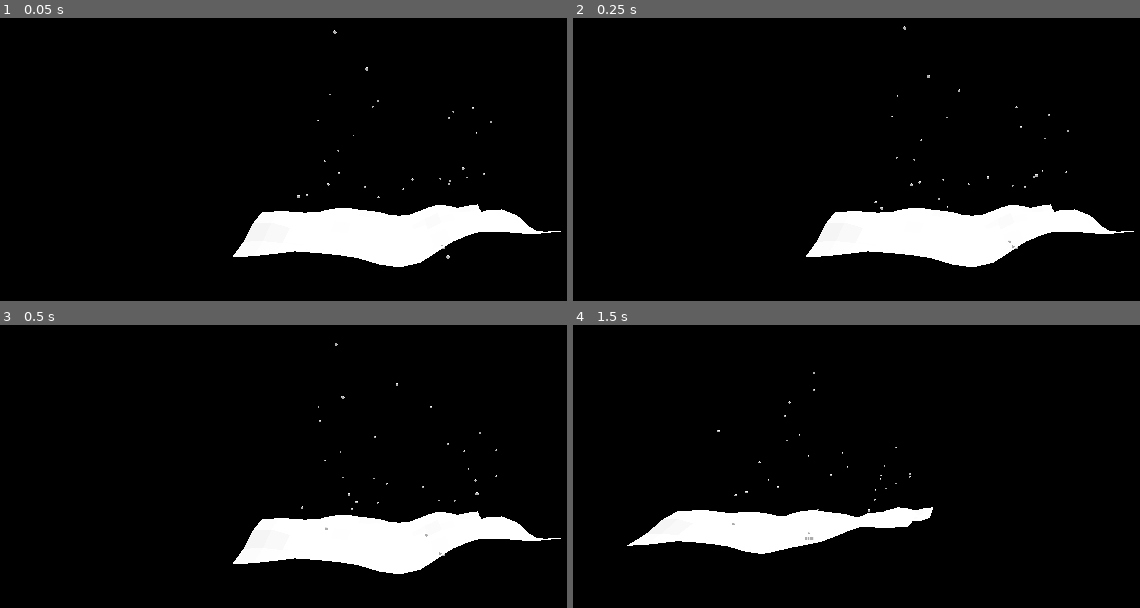
Above: before the commit, frames 1-4 (two rows, left to right).
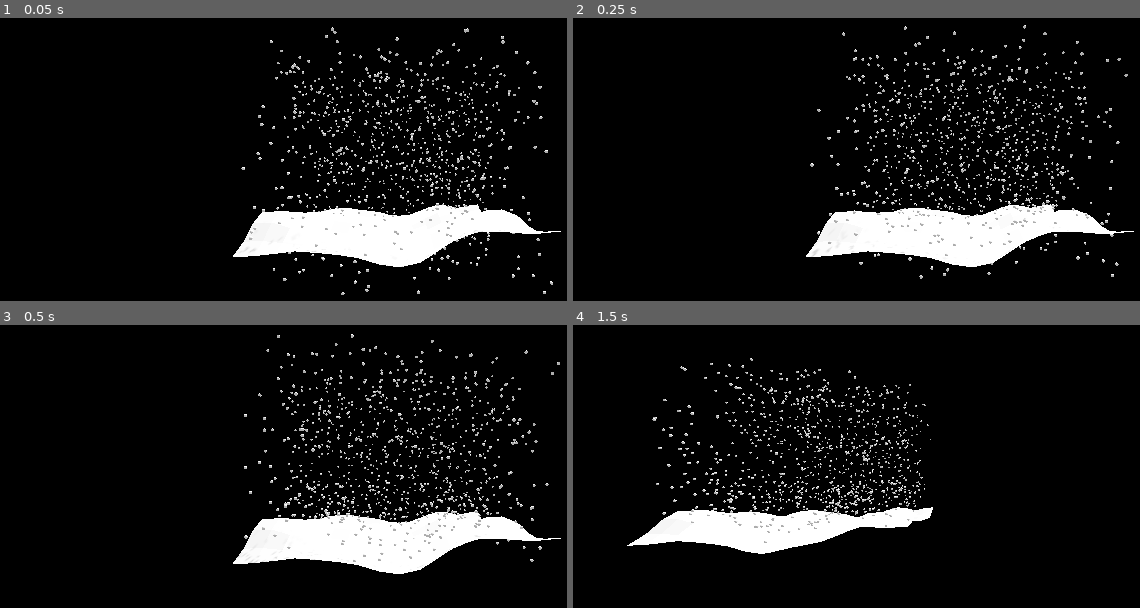
Above: after the commit, the same moments.

Repository: kingsiddhu/boids-godot
Game: Godot game, scene res://Assets/demoStuff/Main3.0.tscn
Same seed, same stepped clock (60 frames per second), same inputs: the game is played once before the commit and once after it.
Inputs (mouse positions are in pixels of both pictures, inside the frame that each line leads up to):
- Up to frame 1 (0.05 s): no input
- Up to frame 2 (0.25 s): no input
- Up to frame 3 (0.5 s): no input
- Up to frame 4 (1.5 s): move the mouse to (outside the picture) at 0.52 s; hold D 0.53-1.28 s; hold P 0.53-1.28 s; click (outside the picture) at 0.67 s; move the mouse to (811, 491) at 1.27 s; hold S from 1.28 s (still down); tap P at 1.35 s

The runs differ from the first frame. In frame 1, 2.4% of the frame differs, in the area x 42-98%, y 3-98%; in frame 2, 2.5%; in frame 3, 2.6%, in the area x 41-99%, y 3-85%; in frame 4, 2.1%.

Commit message:
optimized boid Parsing

Diff:
--- a/Assets/Avoider.tscn
+++ b/Assets/Avoider.tscn
@@ -3,7 +3,7 @@
 [ext_resource type="Script" uid="uid://bqs1knj2ygjje" path="res://Assets/avoidermarker.gd" id="1_l7jnd"]
 
 [sub_resource type="SphereShape3D" id="SphereShape3D_fgkb6"]
-radius = 30.0
+radius = 1.0
 
 [node name="Marker3D" type="Marker3D"]
 gizmo_extents = 10.0
--- a/Assets/boidSpawner.gd
+++ b/Assets/boidSpawner.gd
@@ -82,13 +82,15 @@
 
 	for i in _avoiders:
 		_escapePredator(i)
-	_detectNeighbors()
-	_cohesion()
-	_separation()
-	_alignment()
-	_randomness()
-	_detectTerrain()
-	_borders(delta)
+	for i in range(_boids.size()):
+		var boid:Boid = _boids[i]
+		_detectNeighbors(boid,i)
+		_cohesion(boid)
+		_separation(boid)
+		_alignment(boid)
+		_randomness(boid)
+		_detectTerrain(boid)
+		_borders(boid,delta)
 
 	#call_deferred("_detectNeighbors")
 	#call_deferred("_cohesion")
@@ -99,95 +101,86 @@
 	#for i in _avoiders:
 	#	call_deferred("_escapePredator",i)
 
-func _detectNeighbors():
-	for i in range(_boids.size()):
-		_boids[i].frameskip = frameskip
-		_boids[i].neighbors.clear()
-		_boids[i].neighborsDistances.clear()
-
-	for i in range(_boids.size()):
-		for j in range(i+1, _boids.size()):
-			var distance = _boids[i].get_position().distance_to(_boids[j].get_position())
-			if (distance <= boidData.visualRange):
-				_boids[i].neighbors.append(_boids[j])
-				_boids[j].neighbors.append(_boids[i])
-				_boids[i].neighborsDistances.append(distance)
-				_boids[j].neighborsDistances.append(distance)
-func _detectTerrain():
-	for boid in _boids as Array[Boid]:
-		var pos :Vector3= boid.position
-		if ((pos.x < bTn.x or pos.x > bTp.x) or
-			(pos.y < bTn.y or pos.y > bTp.y) or
-			(pos.z < bTn.z or pos.z > bTp.z)):
-			var dir :Vector3= (midPoint - pos).normalized()
-			#$RayCast3D.look_at(dir )
-			$RayCast3D.target_position = -dir * raylen
-			$RayCast3D.force_raycast_update()
-			if $RayCast3D.is_colliding():
-				var colpoint :Vector3= $RayCast3D.get_collision_point()
-
-				if pos.distance_to(midPoint)>colpoint.distance_to(midPoint)*bordermag:
-					#prints(colpoint.y, pos.y, )
-					if debug and pos.distance_to(midPoint)>colpoint.distance_to(midPoint): #Phasing
-						var deb = CSGBox3D.new()
-						deb.position = colpoint
-						add_child(deb)
-					$RayCast3D.debug_shape_custom_color = Color("ffffff")
-					#boid.velocity /=2*get_physics_process_delta_time()
-					boid.acceleration += dir * boidData.terrainAvoidness
-					boid.velocity = $RayCast3D.get_collision_normal() * boid.velocity.length()  #dir * boidData.terrainAvoidness
-				else:
-					$RayCast3D.debug_shape_custom_color = Color("ffff00")
-func _cohesion():
-	for i in range(_boids.size()):
-		var neighbors = _boids[i].neighbors
+func _detectNeighbors(boid:Boid,i):
+	boid.frameskip = frameskip
+	boid.neighbors.clear()
+	boid.neighborsDistances.clear()
+
+	for j in range(i+1, _boids.size()):
+		var distance = boid.get_position().distance_to(_boids[j].get_position())
+		if (distance <= boidData.visualRange):
+			boid.neighbors.append(_boids[j])
+			_boids[j].neighbors.append(boid)
+			boid.neighborsDistances.append(distance)
+			_boids[j].neighborsDistances.append(distance)
+func _detectTerrain(boid: Boid):
+	var pos :Vector3= boid.position
+	if ((pos.x < bTn.x or pos.x > bTp.x) or
+		(pos.y < bTn.y or pos.y > bTp.y) or
+		(pos.z < bTn.z or pos.z > bTp.z)):
+		var dir :Vector3= (midPoint - pos).normalized()
+		#$RayCast3D.look_at(dir )
+		$RayCast3D.target_position = -dir * raylen
+		$RayCast3D.force_raycast_update()
+		if $RayCast3D.is_colliding():
+			var colpoint :Vector3= $RayCast3D.get_collision_point()
+
+			if pos.distance_to(midPoint)>colpoint.distance_to(midPoint)*bordermag:
+				#prints(colpoint.y, pos.y, )
+				if debug and pos.distance_to(midPoint)>colpoint.distance_to(midPoint): #Phasing
+					var deb = CSGBox3D.new()
+					deb.position = colpoint
+					add_child(deb)
+				$RayCast3D.debug_shape_custom_color = Color("ffffff")
+				#boid.velocity /=2*get_physics_process_delta_time()
+				boid.acceleration += dir * boidData.terrainAvoidness
+				boid.velocity = $RayCast3D.get_collision_normal() * boid.velocity.length()  #dir * boidData.terrainAvoidness
+			else:
+				$RayCast3D.debug_shape_custom_color = Color("ffff00")
+func _cohesion(boid:Boid):
+		var neighbors = boid.neighbors
 
 		if (neighbors.is_empty()):
-			continue;
+			return
 
 		var averagePos = Vector3(0,0,0)
 		for closeBoid in neighbors:
 			averagePos += closeBoid.get_position()
 		averagePos /= neighbors.size()
 
-		var direction = averagePos - _boids[i].get_position()
-		_boids[i].acceleration += direction * boidData.cohesionWeight
-func _separation():
-	for i in range(_boids.size()):
-		var neighbors = _boids[i].neighbors
-		var distances = _boids[i].neighborsDistances
+		var direction = averagePos - boid.get_position()
+		boid.acceleration += direction * boidData.cohesionWeight
+func _separation(boid: Boid):
+		var neighbors = boid.neighbors
+		var distances = boid.neighborsDistances
 
 		if (neighbors.is_empty()):
-			continue;
-
-		for j in range(neighbors.size()):
-			if (distances[j] >= boidData.separationDistance):
+			return
+
+		for i in range(neighbors.size()):
+			if (distances[i] >= boidData.separationDistance):
 				continue
 
-			var distMultiplier = 1 - (distances[j] / boidData.separationDistance)
-			var direction = _boids[i].get_position() - neighbors[j].get_position()
+			var distMultiplier = 1 - (distances[i] / boidData.separationDistance)
+			var direction = boid.get_position() - neighbors[i].get_position()
 			direction = direction.normalized()
-			_boids[i].acceleration += direction * distMultiplier * boidData.separationWeight
-func _alignment():
-	for i in range(_boids.size()):
-		var neighbors = _boids[i].neighbors
+			boid.acceleration += direction * distMultiplier * boidData.separationWeight
+func _alignment(boid: Boid):
+		var neighbors = boid.neighbors
 
 		if (neighbors.is_empty()):
-			continue;
+			return
 
 		var averageVel = Vector3.ZERO
 		for j in range(neighbors.size()):
 			averageVel += neighbors[j].velocity
 		averageVel /= neighbors.size()
 
-		_boids[i].acceleration += averageVel * boidData.alignmentWeight
-func _randomness():
+		boid.acceleration += averageVel * boidData.alignmentWeight
+func _randomness(boid:Boid):
 	randomize()
-	for boid in _boids:
-		boid.acceleration += Vector3(randf_range(-1,1),randf_range(-1,1),randf_range(-1,1)).normalized() * boidData.randomnessFactor
-
-func _borders(delta):
-	for boid in _boids:
+	boid.acceleration += Vector3(randf_range(-1,1),randf_range(-1,1),randf_range(-1,1)).normalized() * boidData.randomnessFactor
+func _borders(boid:Boid,delta):
 		var pos = boid.position
 		if (
 			(pos.x < enve.x or pos.x > epve.x) or
--- a/Assets/demoStuff/Main3.0.tscn
+++ b/Assets/demoStuff/Main3.0.tscn
@@ -56,15 +56,14 @@
 [node name="boidSpawner" parent="." instance=ExtResource("1_ydbo0")]
 aabb = AABB(-46.9992, -42.2073, -46.3451, 93.9983, 84.4143, 92.6901)
 boidData = SubResource("Resource_6mrne")
-numberOfBoids = 30
-debug = true
+numberOfBoids = 1000
 
 [node name="Marker3D" parent="boidSpawner/Avoiders" index="0" instance=ExtResource("2_o37yf")]
 transform = Transform3D(1, 0, 0, 0, 1, 0, 0, 0, 1, 0, 0, 38.7513)
 mul = 30.0
 
 [node name="RayCast3D" parent="boidSpawner" index="2"]
-target_position = Vector3(0, -85.6416, 0)
+target_position = Vector3(0, -78.347, 0)
 
 [node name="Master" parent="boidSpawner/DEBUG" index="0"]
 collision_mask = 0
@@ -76,6 +75,7 @@
 visible = true
 
 [node name="Node3D" type="Node3D" parent="."]
+process_mode = 3
 script = ExtResource("3_6mrne")
 
 [node name="Camera3D" type="Camera3D" parent="Node3D"]
--- a/Assets/demoStuff/cam.gd
+++ b/Assets/demoStuff/cam.gd
@@ -27,6 +27,8 @@
 		position = Vector3.ZERO
 		$Camera3D.position.z = 120
 		rotation = Vector3.ZERO
+	elif Input.is_key_pressed(KEY_P):
+		get_tree().paused = not get_tree().paused
 	if event is InputEventMouseMotion and Input.is_mouse_button_pressed(MOUSE_BUTTON_RIGHT):
 		var x = event.relative
 		rotation.y += x.x * 0.01
